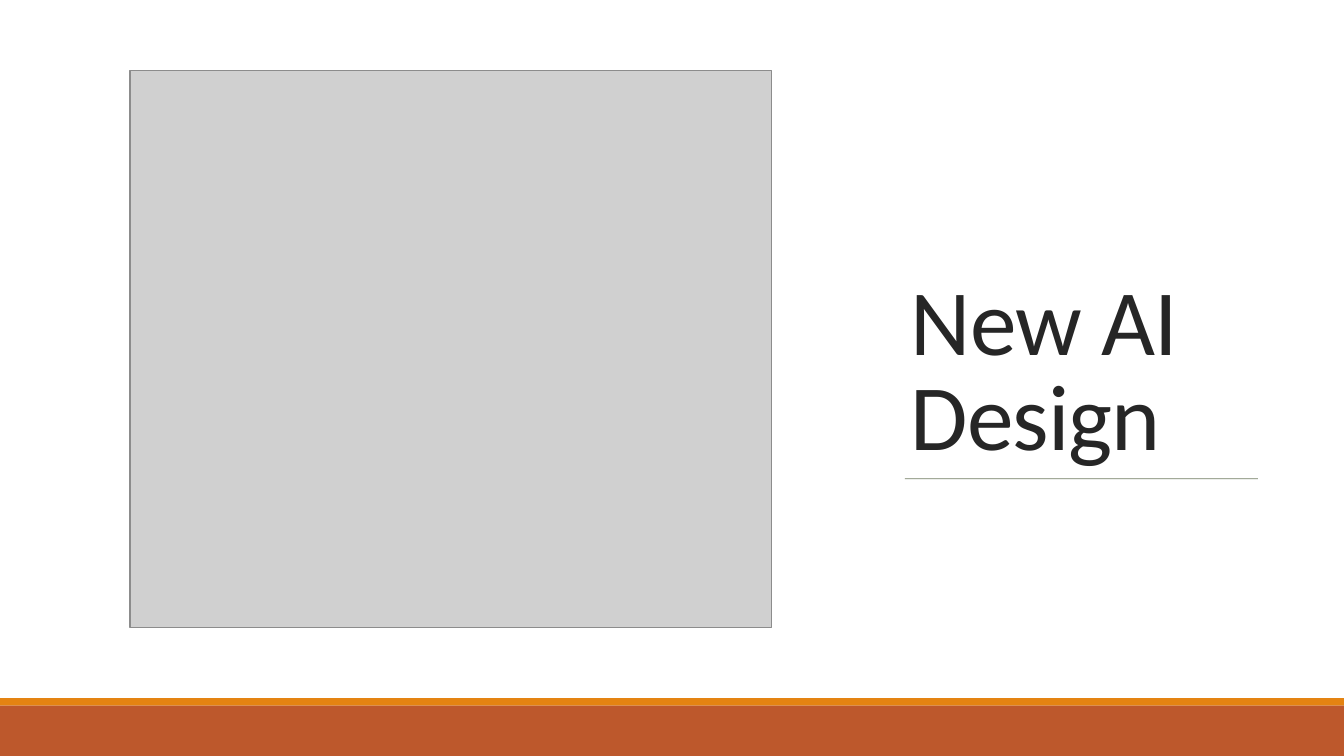
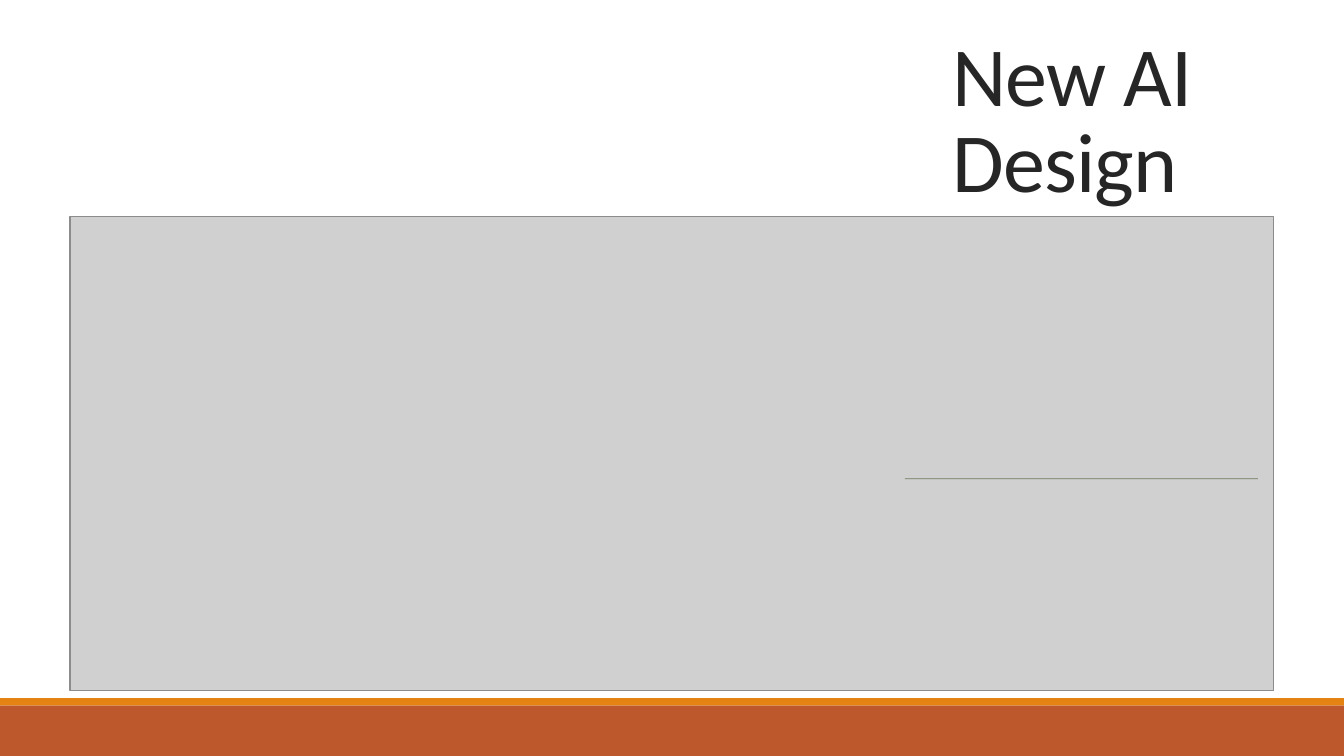
Before and after one commit to k-a-i-t-l-y-n/JustAnotherMovie, a slide deck: slide 14 of Project Documents/Update_02.pptx. Drawn at 1344x756 pixels with LibreOffice and Linux fonts; fonts in the diff are those of the drawing; grey boxes stand for pictures. Boxes give left, top, right and bottom in pixels: in the first picture for what was removed or moved away, otherwise in the second. Text is boxed around its words. In the diff, an @@ line names an element or a change of style, - is before the commit and + after.

```diff
--- a/Project Documents/Update_02.pptx
+++ b/Project Documents/Update_02.pptx
@@ title "New AI Design": place and size @@
-title "New AI Design" at bbox=[911, 295, 1178, 466]
+title "New AI Design" at bbox=[953, 52, 1193, 207]
@@ title "New AI Design" at bbox=[953, 52, 1193, 207]: size 50 to 45 pt @@
@@ picture removed at bbox=[130, 71, 773, 629] @@
@@ picture added at bbox=[70, 216, 1274, 691] @@
```
Also in this commit, not shown: 2 other slides changed.
